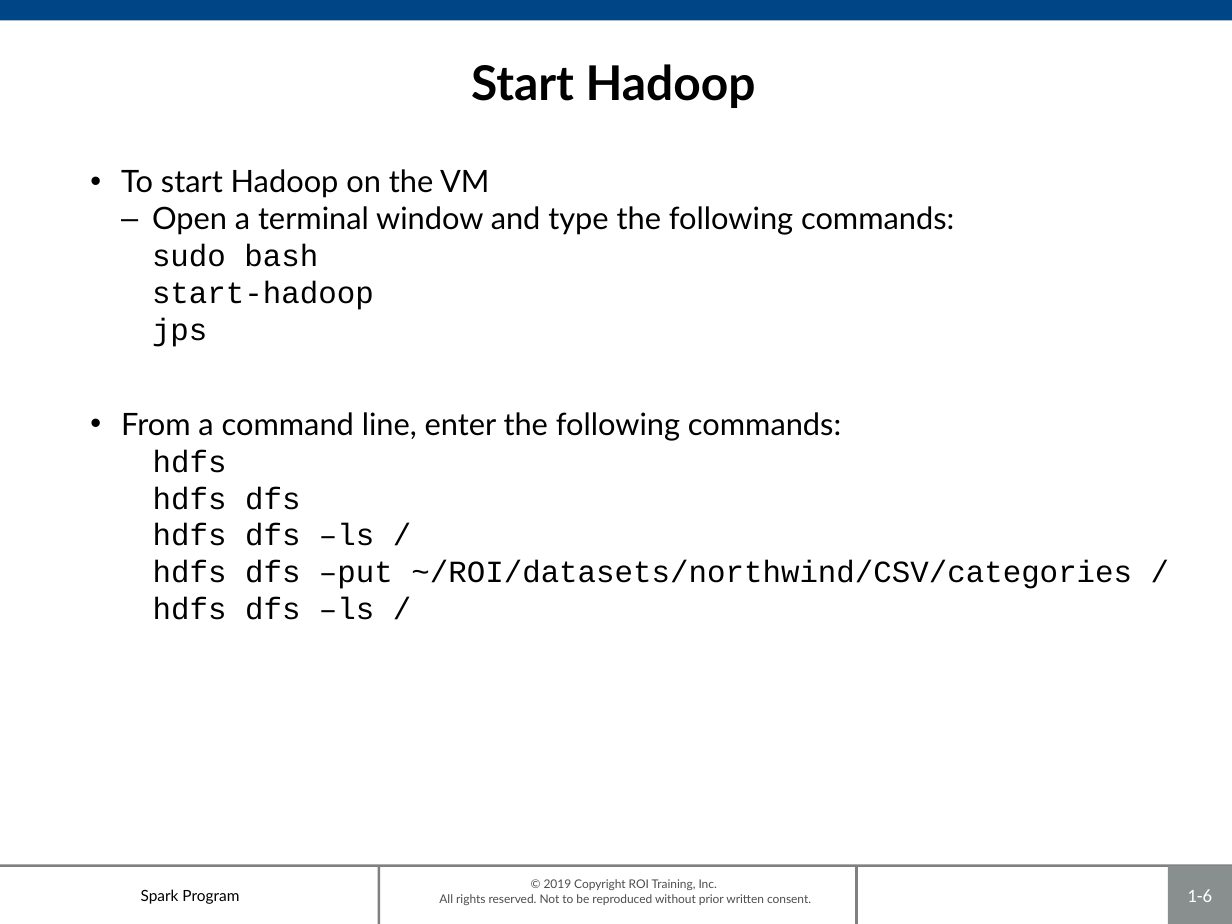
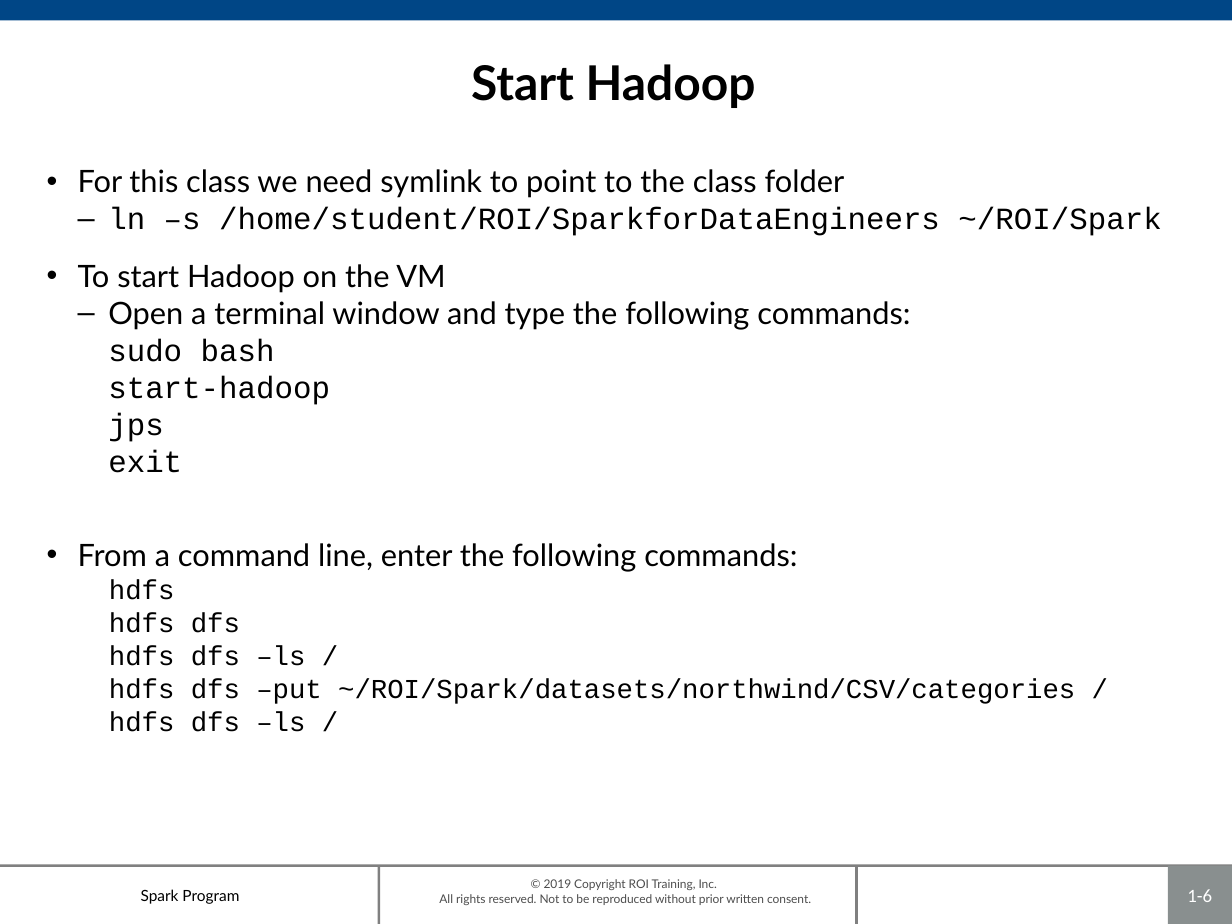
Before and after one commit to roitraining/SparkforDataEngineers, a slide deck: slide 6 of Ch01_IntroToSpark.pptx. Drawn at 1232x924 pixels with LibreOffice and Linux fonts; fonts in the diff are those of the drawing; background and template pictures are left out. Boxes give left, top, right and bottom in pixels: in the first picture for what was removed or moved away, otherwise in the second. Text is boxed around its words. In the diff, an @@ line names an element or a change of style, - is before the commit and + after.

```diff
--- a/Ch01_IntroToSpark.pptx
+++ b/Ch01_IntroToSpark.pptx
@@ text "For this class we need ...": place and size @@
-text "For this class we need ..." at box(121, 169, 1132, 620)
+text "For this class we need ..." at box(78, 169, 1161, 732)
@@ text at box(78, 169, 1161, 236): paragraphs added @@
+• For this class we need symlink to point to the class folder
+  – ln –s /home/student/ROI/SparkforDataEngineers ~/ROI/Spark
@@ text at box(108, 449, 182, 473): paragraph added @@
+    exit
@@ text at box(109, 580, 305, 732): size 18 to 16 pt in "hdfs", "hdfs dfs", "hdfs dfs –ls /", "hdfs dfs –ls /" @@
@@ text at box(109, 679, 1075, 704): text changed; size 18 to 16 pt @@
-  hdfs dfs –put ~/ROI/datasets/northwind/CSV/categories /
+  hdfs dfs –put ~/ROI/Spark/datasets/northwind/CSV/categories /
```
Also in this commit, not shown: 1 other slide changed, 2 other files.
